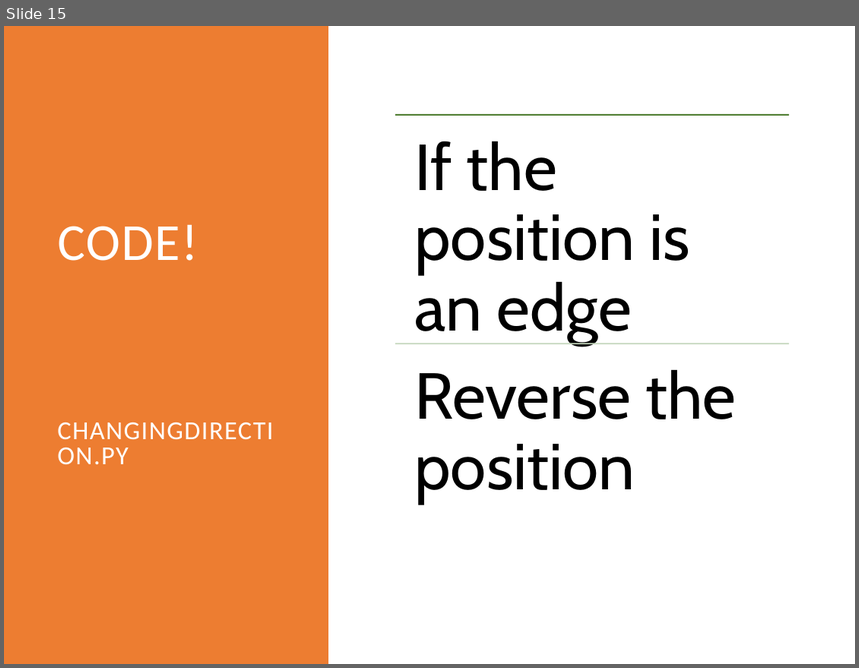
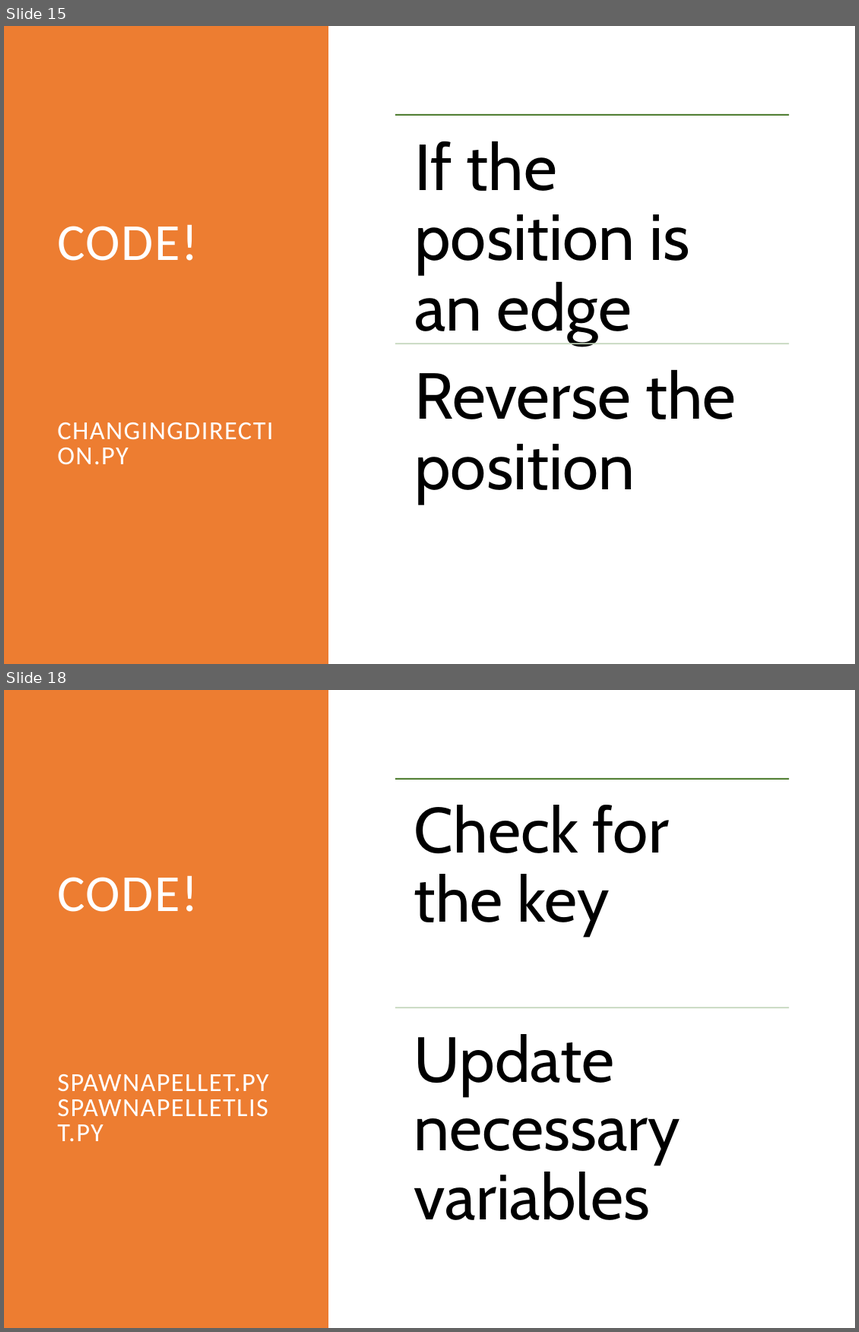
Before and after one commit to rsera/Junior-Knights, a slide deck: Python Day 10 Pygame 2.pptx. Shown one above the other, each under a label of ours: slide 15 before the commit, slides 15 and 18 after it; the slides between them are not shown. The pictures are 859x668 and 859x1332 pixels, drawn with LibreOffice and Linux fonts; fonts in the diff are those of the drawing. Boxes give left, top, right and bottom in pixels: in the first picture for what was removed or moved away, otherwise in the second. Text is boxed around its words. In the diff, an @@ line names an element or a change of style, - is before the commit and + after.

```diff
--- a/Python Day 10 Pygame 2.pptx
+++ b/Python Day 10 Pygame 2.pptx
@@ slide 18 added at <box>4,690,855,1328</box>, background #FFFFFF @@
@@ rectangle added at <box>4,690,329,1328</box>, fill #ED7D31 @@
@@ title added at <box>57,875,268,1142</box>, 22 pt, text #FFFFFF @@
+CODE!
+SPAWNAPELLET.PY
+SPAWNAPELLETLIST.PY
@@ group added at <box>395,778,789,1220</box>: 2 lines, 2 texts @@
+Check for the key
+Update necessary variables
```
Also in this commit, not shown: 1 slide changed, 7 other slides added, 2 slides removed, 14 other files.
